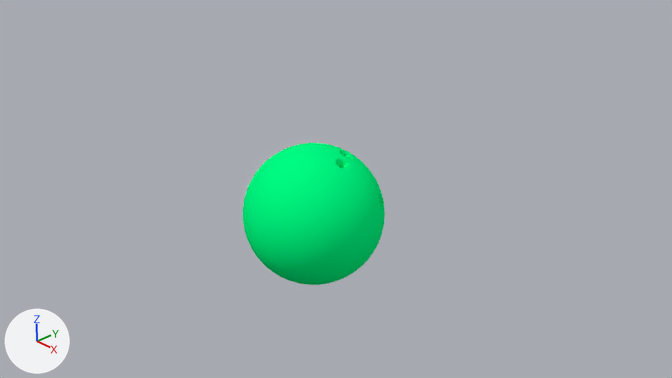
A saved change to the Blender file Section3/BowlingBall.blend.
Both versions are drawn from the file's camera 'Camera'. Every picture has the same lights, and +X, +Y and +Z are marked at lower left.

The scene before the commit, as lines of its bpy script (objects in view):
```python
me_icosphere_005 = bpy.data.meshes.new('Icosphere.005')
me_icosphere_005.from_pydata(...)  # 882 vertices, 1466 faces; spans x -1.08..1.08, y -1.08..1.08, z -1.08..1.08
me_icosphere_005.polygons.foreach_set('use_smooth', [True] * 1466)
me_icosphere_005.materials.append(mat_bowlingball)  # green #00ff84
ob_bowlingball = bpy.data.objects.new('BowlingBall', me_icosphere_005)
ob_bowlingball.location = (0.0, 0.0, 0.0)
```
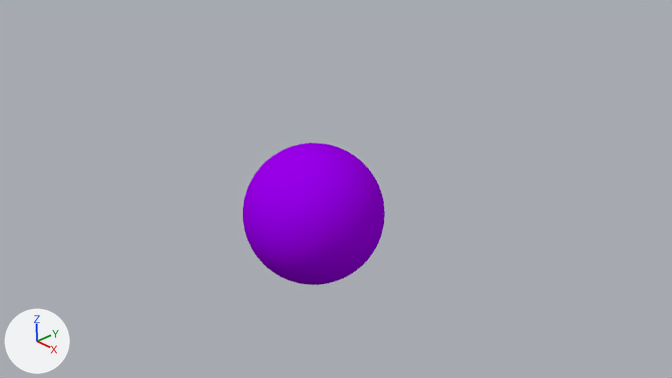
The newer file is also rescaled (x3.924) as a whole; pictures and numbers use the older file's frame.

Location of each change, (x1, y1, x2, y2) in pixels of the pictures (672 x 378 px; the box of a moved part takes in the faces that stretch with it):
```json
{"part": 1, "of": "me_icosphere_005", "change": "moved or reshaped", "before": [332, 149, 355, 172], "after": [332, 149, 355, 172]}
{"part": 2, "of": "me_icosphere_005", "change": "cut back", "before": [377, 191, 384, 213], "after": [377, 191, 384, 213]}
{"part": 3, "of": "me_icosphere_005", "change": "recoloured", "before": [243, 143, 385, 285], "after": [243, 143, 385, 285], "on screen": "green to purple"}
```

The change, as JSON lines over the scene's bpy script:
```json
{"op": "add", "block": "mat_ball", "code": ["mat_ball = diffuse_material('Ball')", "mat_ball.base_color = (0.33, 0.0, 0.8)  # purple #9b00e7"]}
{"block": "me_icosphere_005", "where": "me_icosphere_005.from_pydata(...)  # 882 vertices, 1466 faces; spans x -1.08..1.08, y -1.08..1.08, z -1.08..1.08"}
{"block": "me_icosphere_005", "where": "# used by ob_bowlingball; location = (0.0, 0.0, 0.0)"}
{"block": "me_icosphere_005", "change": "me_icosphere_005 part 1: 173 vertices removed from x -0.43..0.6, y -0.21..0.99, z 0.15..1.0; 245 vertices added at x -0.54..0.49, y 0.14..1.03, z -0.01..0.96"}
{"block": "me_icosphere_005", "change": "me_icosphere_005 part 2: 73 vertices removed from x 0.44..0.91, y 0.33..0.71, z -0.11..0.42; 1 vertex added at x 0.84, y 0.61, z 0.3"}
{"block": "me_icosphere_005", "change": "me_icosphere_005 part 3: 1244 faces spanning x -1.08..1.08, y -1.08..1.08, z -1.08..1.08 switch from mat_bowlingball (green #00ff84) to mat_ball (purple #9b00e7)"}
```
